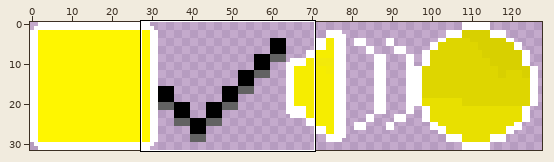
File history of a sprite sheet, Assets/Sprites/Gear2.png. Above, an overview of the earlier version with the close-up marked.
Close-up. Before:
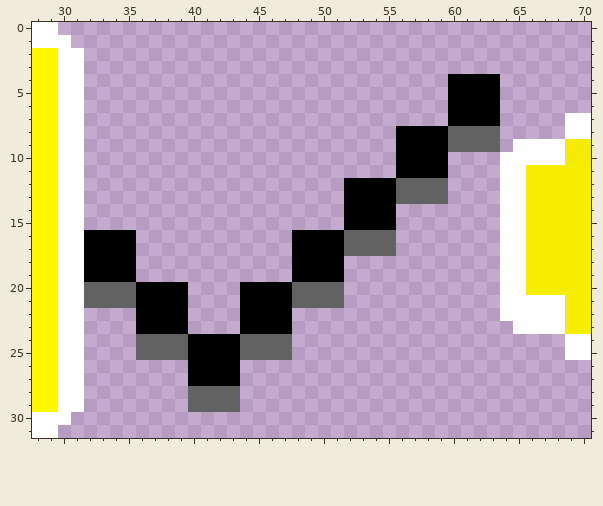
The file is 128x32 pixels. Colours within 5 levels of each other are drawn and written as one. Shown: x 28..70, y 0..31.
After the commit:
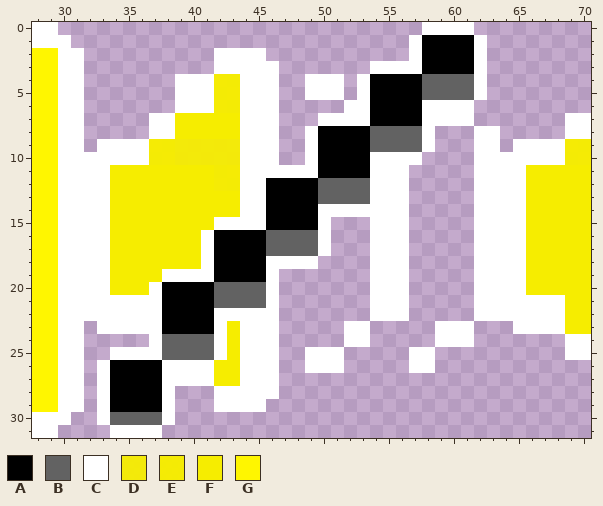
Palette (. is transparent): A #000000  B #626262  C #ffffff  D #f6ed00f2  E #f6ed00f9  F #f6ed00  G #fff600
Edits made:
Changed rows in their new state; - is an unchanged pixel.
first column x 32:
 0 --------------------------CCCC--
 1 -------------------------CAAAAC-
 2 ----------CCCC-----------CAAAAC-
 3 ----------CCCCC-------CCCCAAAAC-
 4 -------CCCEECCC--CCC-CAAAABBBBC.
 5 -------CCCEECCC--CCC-CAAAABBBBC.
 6 -------CCCEECCC-----CCAAAACCCC..
 7 -----CCFFFFFCCC---CCCCAAAACCCC..
 8 -----CCFFFFFCCC--CAAAABBBBC...CC
 9 -CCCCEEDDDDDCCC--CAAAABBBBC...CC
10 CCCCCEEDDDDDCCC--CAAAACCCC..--CC
11 CCFFFFFFFFEECCCCCCAAAACCC...--CC
12 CCFFFFFFFFEECCAAAABBBBCCC...--CC
13 CCFFFFFFFFFFCCAAAABBBBCCC...--CC
14 CCFFFFFFFFFFCCAAAACCCCCCC-----CC
15 CCFFFFFFFFCCCCAAAAC-..CCC-----CC
16 CCFFFFFFFCAAAABBBBC...CCC-----CC
17 CCFFFFFFFCAAAABBBBC...CCC-----CC
18 CCFFFFFFFCAAAACCCC..--CCC-----CC
19 CCFFFFCCCCAAAAC-....--CCC-----CC
20 CCFFFC--AABBBBC.....--CCC-----CC
21 CCCCCC--AABBBBC.....--CCC-----CC
22 CCCCCC--AACCCCC.------CCC-----CC
23 -CCCCC--AACFCCC.----CC-----CCC--
24 ----.C--BBCFCCC.----CC-----CCC--
25 --CCCC--BBCFCCC.-CCC-----CC-----
26 -CAAAACCCCFFCCC--CCC-----CC-----
27 -CAAAACCCCFFCCC-----------------
28 -CAAAAC-..CCCCC-----------------
29 -CAAAAC-..CCCC------------------
30 -CBBBBC-------------------------
31 --CCCC--------------------------
Changed places in both close-ups, as pixel boxes (x1, y1, x2, y2):
changed: (84, 22, 500, 438)
